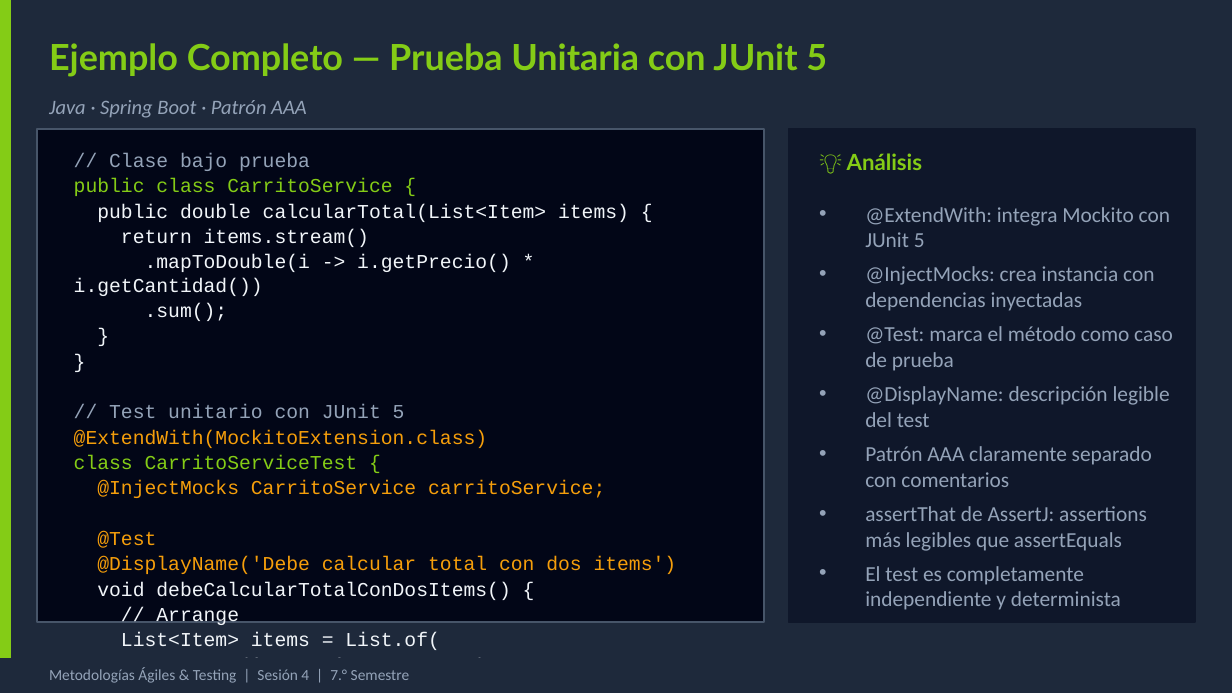
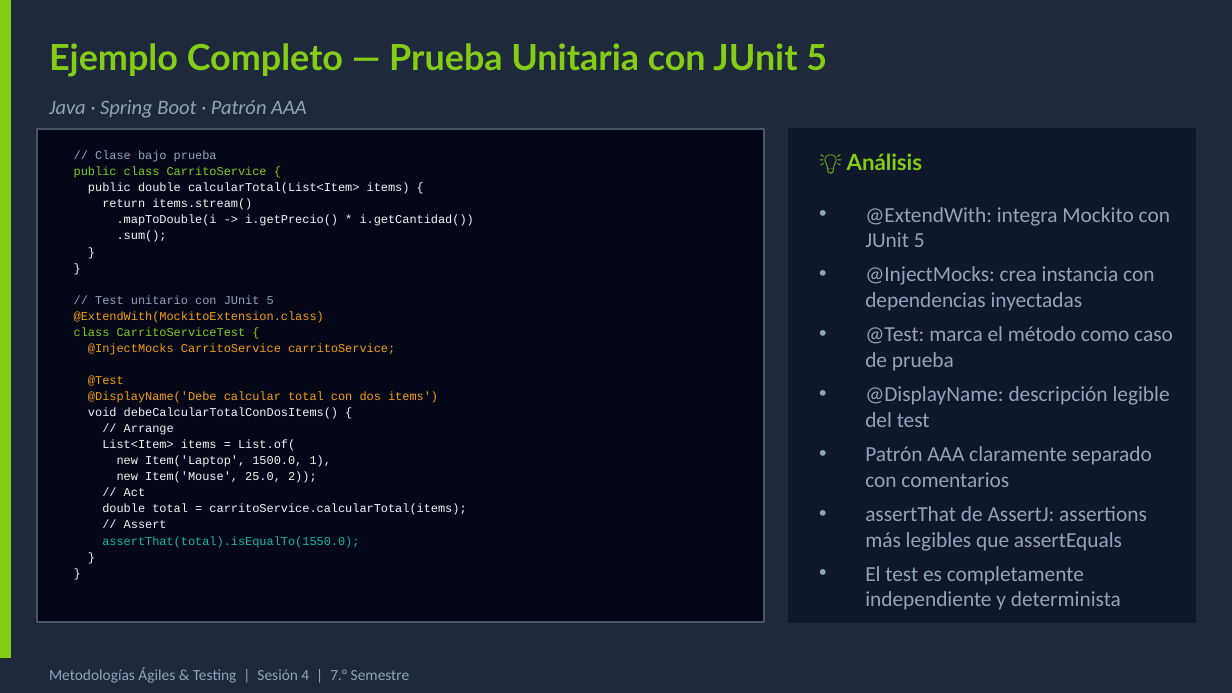
Before and after one commit to sergioburbano05/Universitaria_de_colombia, a slide deck: slide 27 of PRUEBAS DE SOFTWARE/Metodologías agiles-Testing.pptx. Drawn at 1232x693 pixels with LibreOffice and Linux fonts; fonts in the diff are those of the drawing. Boxes give left, top, right and bottom in pixels: in the first picture for what was removed or moved away, otherwise in the second. Text is boxed around its words. In the diff, an @@ line names an element or a change of style, - is before the commit and + after.

```diff
--- a/PRUEBAS DE SOFTWARE/Metodologías agiles-Testing.pptx
+++ b/PRUEBAS DE SOFTWARE/Metodologías agiles-Testing.pptx
@@ text "// Clase bajo prueba" at box(74, 151, 474, 548): size 11.5 to 7 pt @@
```
Also in this commit, not shown: 9 other slides changed.
